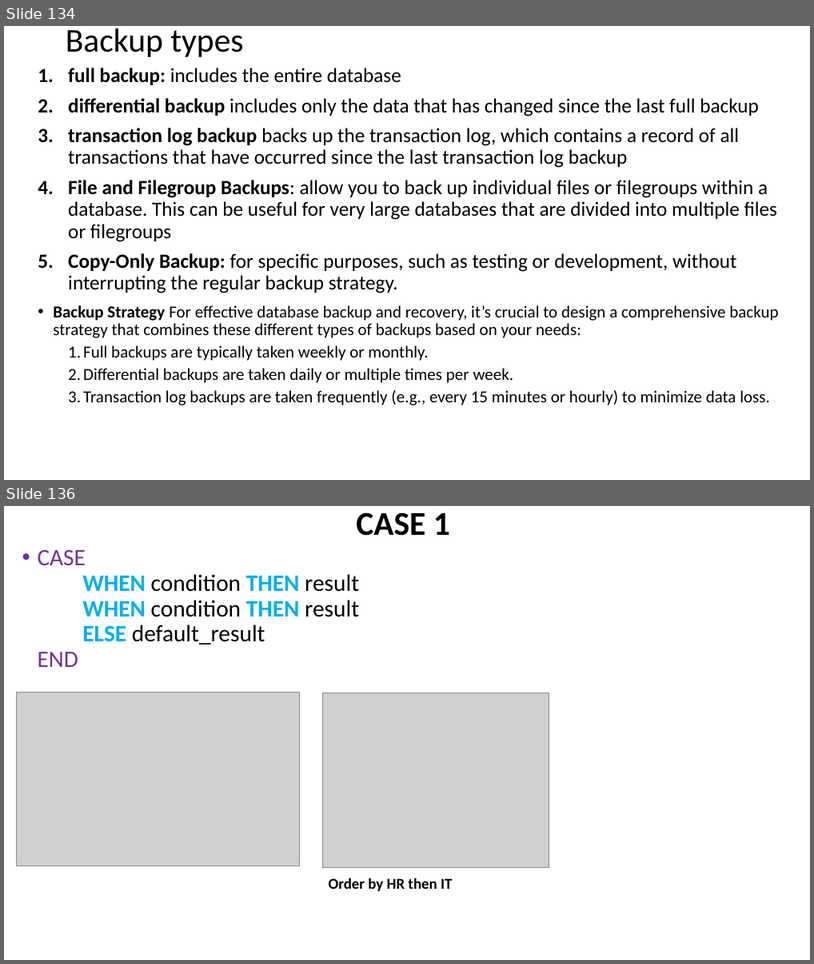
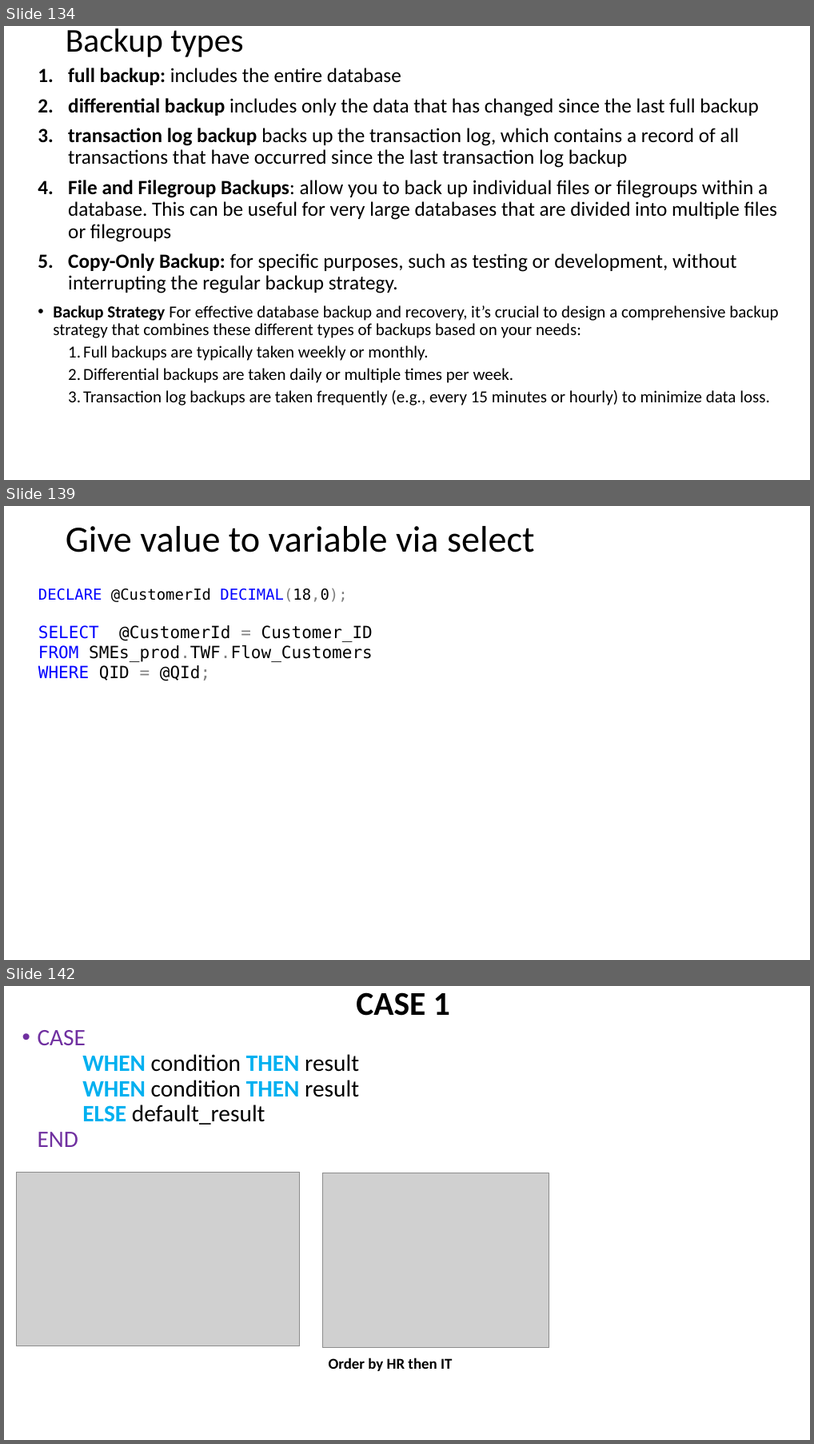
Before and after one commit to AhmedMohamedSamir1/Summary, a slide deck: Dot Net/2_DB.pptx. Shown one above the other, each under a label of ours: slides 134 and 136 before the commit, slides 134, 139 and 142 after it; the slides between them are not shown. The pictures are 814x964 and 814x1444 pixels, drawn with LibreOffice and Linux fonts; fonts in the diff are those of the drawing; grey boxes stand for pictures. Boxes give left, top, right and bottom in pixels: in the first picture for what was removed or moved away, otherwise in the second. Text is boxed around its words. In the diff, an @@ line names an element or a change of style, - is before the commit and + after.

```diff
--- a/Dot Net/2_DB.pptx
+++ b/Dot Net/2_DB.pptx
@@ slide 139 added at box(4, 506, 810, 960), background #FFFFFF @@
@@ title added at box(66, 526, 535, 552), 44 pt, text #000000 @@
+Give value to variable via select
@@ text added at box(38, 588, 347, 602), 18 pt, text #0000FF @@
+DECLARE @CustomerId DECIMAL(18,0);
@@ text added at box(38, 625, 373, 681), 20 pt, text #000000 @@
+SELECT @CustomerId = Customer_ID
+FROM SMEs_prod.TWF.Flow_Customers
+WHERE QID = @QId;
@@ what was slide 136 is now slide 142 @@
```
Also in this commit, not shown: 6 slides changed, 20 other slides added, 1 slide removed, 3 other files.
